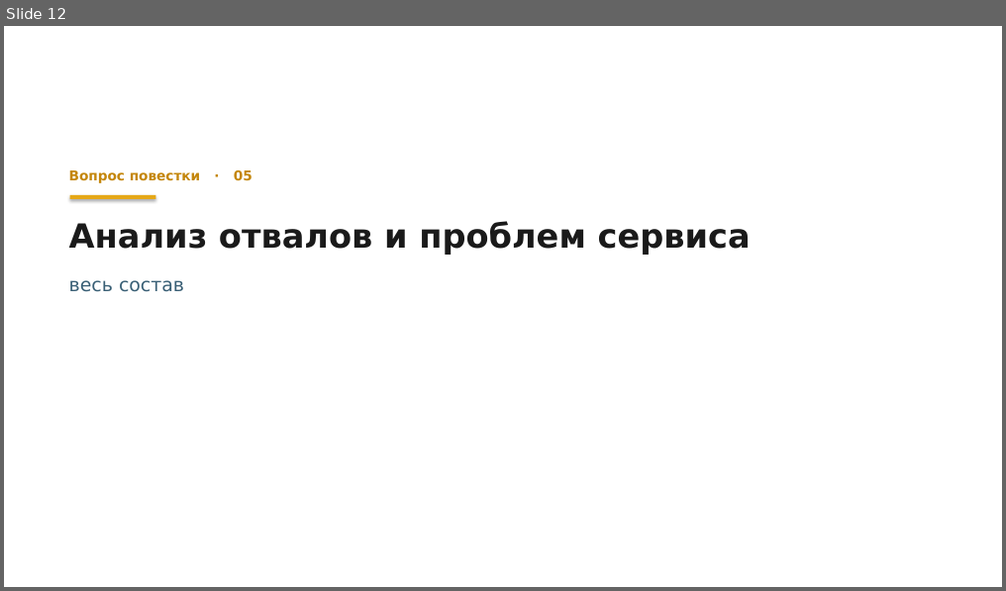
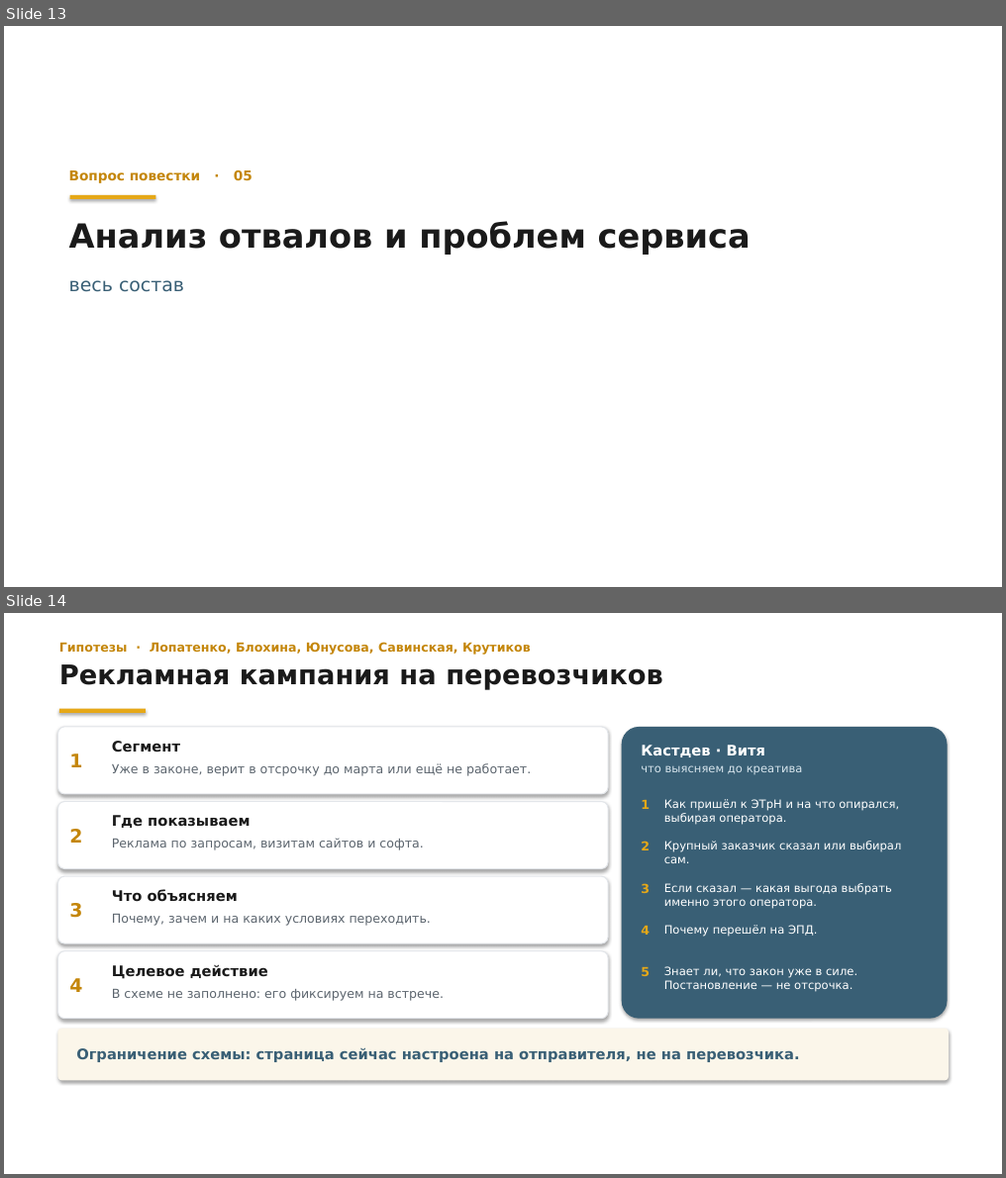
Before and after one commit to daaanilNikonov/for-lisa, a slide deck: presentation/Встреча_Стратегия_ЭПД.pptx. Shown one above the other, each under a label of ours: slide 12 before the commit, slides 13 and 14 after it. The pictures are 1006x591 and 1006x1178 pixels, drawn with LibreOffice and Linux fonts; fonts in the diff are those of the drawing; background and template pictures are left out. Boxes give left, top, right and bottom in pixels: in the first picture for what was removed or moved away, otherwise in the second. Text is boxed around its words. In the diff, an @@ line names an element or a change of style, - is before the commit and + after.

```diff
--- a/presentation/Встреча_Стратегия_ЭПД.pptx
+++ b/presentation/Встреча_Стратегия_ЭПД.pptx
@@ slide 14 added at (4,613,1002,1174), background picture (left out) @@
@@ text added at (59,642,531,655), 12 pt, text #C4860A, bold @@
+Гипотезы · Лопатенко, Блохина, Юнусова, Савинская, Крутиков
@@ text added at (59,664,663,690), 26 pt, text #1A1A1A, bold @@
+Рекламная кампания на перевозчиков
@@ rounded rectangle added at (57,727,608,794), fill #FFFFFF, outline #E3E6EA 1 pt @@
@@ rectangle added at (59,709,146,713), fill #E6A817 @@
@@ rounded rectangle added at (622,727,947,1019), fill #395F75 @@
@@ text added at (69,754,82,767), 18 pt, text #C4860A, bold @@
+1
@@ text added at (112,741,180,753), 14 pt, text #1A1A1A, bold @@
+Сегмент
@@ text added at (641,745,803,774), 11 pt, text #D6E4EC @@
+Кастдев · Витя
+что выясняем до креатива
@@ text added at (112,763,531,776), 12 pt, text #5C656E @@
+Уже в законе, верит в отсрочку до марта или ещё не работает.
@@ rounded rectangle added at (57,802,608,869), fill #FFFFFF, outline #E3E6EA 1 pt @@
@@ text added at (112,815,250,828), 14 pt, text #1A1A1A, bold @@
+Где показываем
@@ text added at (641,800,649,809), 12 pt, text #E6A817, bold @@
+1
@@ text added at (664,799,899,825), 11 pt, text #FFFFFF @@
+Как пришёл к ЭТрН и на что опирался, выбирая оператора.
@@ text added at (69,829,82,843), 18 pt, text #C4860A, bold @@
+2
@@ text added at (112,838,423,851), 12 pt, text #5C656E @@
+Реклама по запросам, визитам сайтов и софта.
@@ text added at (641,841,649,851), 12 pt, text #E6A817, bold @@
+2
@@ text added at (664,841,901,863), 11 pt, text #FFFFFF @@
+Крупный заказчик сказал или выбирал сам.
@@ rounded rectangle added at (57,876,608,944), fill #FFFFFF, outline #E3E6EA 1 pt @@
@@ text added at (69,903,82,918), 18 pt, text #C4860A, bold @@
+3
@@ text added at (112,889,238,902), 14 pt, text #1A1A1A, bold @@
+Что объясняем
@@ text added at (641,883,649,893), 12 pt, text #E6A817, bold @@
+3
@@ text added at (664,883,892,908), 11 pt, text #FFFFFF @@
+Если сказал — какая выгода выбрать именно этого оператора.
@@ text added at (112,914,431,926), 12 pt, text #5C656E @@
+Почему, зачем и на каких условиях переходить.
@@ text added at (641,926,649,935), 12 pt, text #E6A817, bold @@
+4
@@ text added at (664,925,817,937), 11 pt, text #FFFFFF @@
+Почему перешёл на ЭПД.
@@ rounded rectangle added at (57,952,608,1019), fill #FFFFFF, outline #E3E6EA 1 pt @@
@@ text added at (112,964,268,979), 14 pt, text #1A1A1A, bold @@
+Целевое действие
@@ text added at (641,967,649,976), 12 pt, text #E6A817, bold @@
+5
@@ text added at (664,966,857,992), 11 pt, text #FFFFFF @@
+Знает ли, что закон уже в силе. Постановление — не отсрочка.
@@ text added at (69,978,82,992), 18 pt, text #C4860A, bold @@
+4
@@ text added at (112,989,444,1001), 12 pt, text #5C656E @@
+В схеме не заполнено: его фиксируем на встрече.
@@ rounded rectangle added at (57,1029,948,1081), fill #FBF6EA @@
@@ text added at (76,1048,800,1062), 14 pt, text #395F75, bold @@
+Ограничение схемы: страница сейчас настроена на отправителя, не на перевозчика.
@@ what was slide 12 is now slide 13 @@
```
Also in this commit, not shown: 1 slide changed, 3 other slides added, 2 slides removed, 1 other file.
